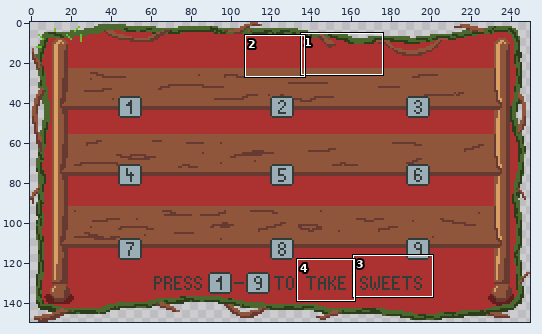
Two versions of one sprite sheet, ProjectSnowflake/ProjectSnowflake/content/ui/sweets-shelf.png. Above, an overview of the earlier version with the close-up marked.
Close-up. Earlier state:
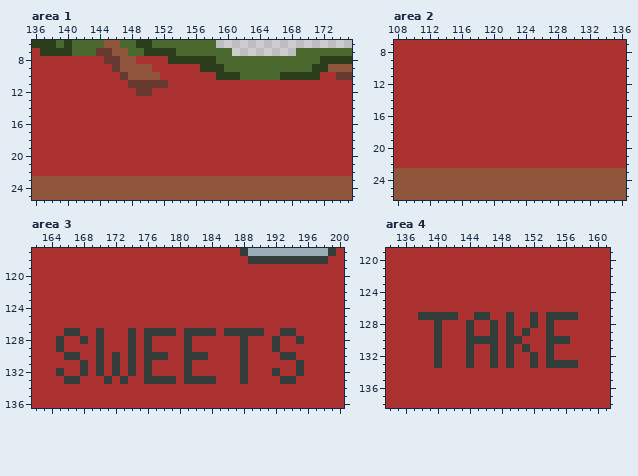
The file is 250x150 pixels. Shown: area 1: x 136..175, y 6..25; area 2: x 108..136, y 7..26; area 3: x 162..200, y 117..136; area 4: x 134..161, y 119..138. The commit also changed other parts of the picture, which this record leaves out.
And afterwards:
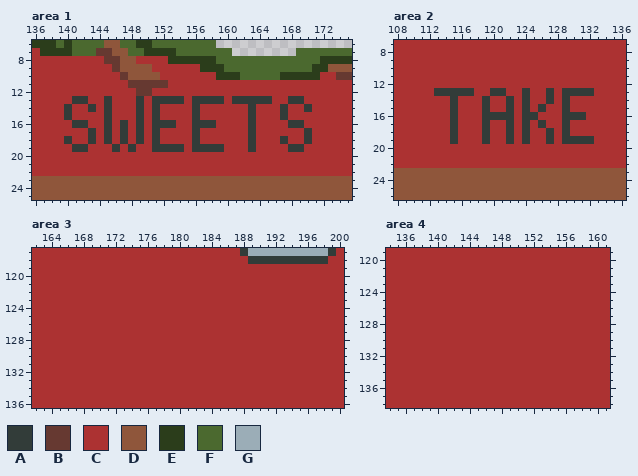
Palette (. is transparent): A #323c39  B #663931  C #ac3232  D #8f563b  E #2b3d1b  F #4b692f  G #9badb7
From old to new:
Changed rows in their new state; - is an unchanged pixel.
Area 1:
first column x 140:
13 -AA--A---A-AAAA-AAAA-AAAAA--AA-
14 A--A-A---A-A----A------A---A--A
15 A----A---A-A----A------A---A---
16 -AA--A-A-A-AAA--AAA----A----AA-
17 ---A-A-A-A-A----A------A------A
18 A--A-A-A-A-A----A------A---A--A
19 -AA---A-A--AAAA-AAAA---A----AA-
Area 2:
first column x 113:
13 AAAAA--AA--A--A-AAAA
14 --A---A--A-A--A-A---
15 --A---A--A-A-A--A---
16 --A---AAAA-AA---AAA-
17 --A---A--A-A-A--A---
18 --A---A--A-A--A-A---
19 --A---A--A-A--A-AAAA
Area 3:
first column x 165:
127 -CC--C---C-CCCC-CCCC-CCCCC--CC-
128 C--C-C---C-C----C------C---C--C
129 C----C---C-C----C------C---C---
130 -CC--C-C-C-CCC--CCC----C----CC-
131 ---C-C-C-C-C----C------C------C
132 C--C-C-C-C-C----C------C---C--C
133 -CC---C-C--CCCC-CCCC---C----CC-
Area 4:
first column x 138:
127 CCCCC--CC--C--C-CCCC
128 --C---C--C-C--C-C---
129 --C---C--C-C-C--C---
130 --C---CCCC-CC---CCC-
131 --C---C--C-C-C--C---
132 --C---C--C-C--C-C---
133 --C---C--C-C--C-CCCC
Where, in picture pixels (left, top, right, bottom), the same in both close-ups:
changed: (64, 96, 312, 152)
changed: (434, 88, 594, 144)
changed: (56, 328, 304, 384)
changed: (418, 312, 578, 368)
